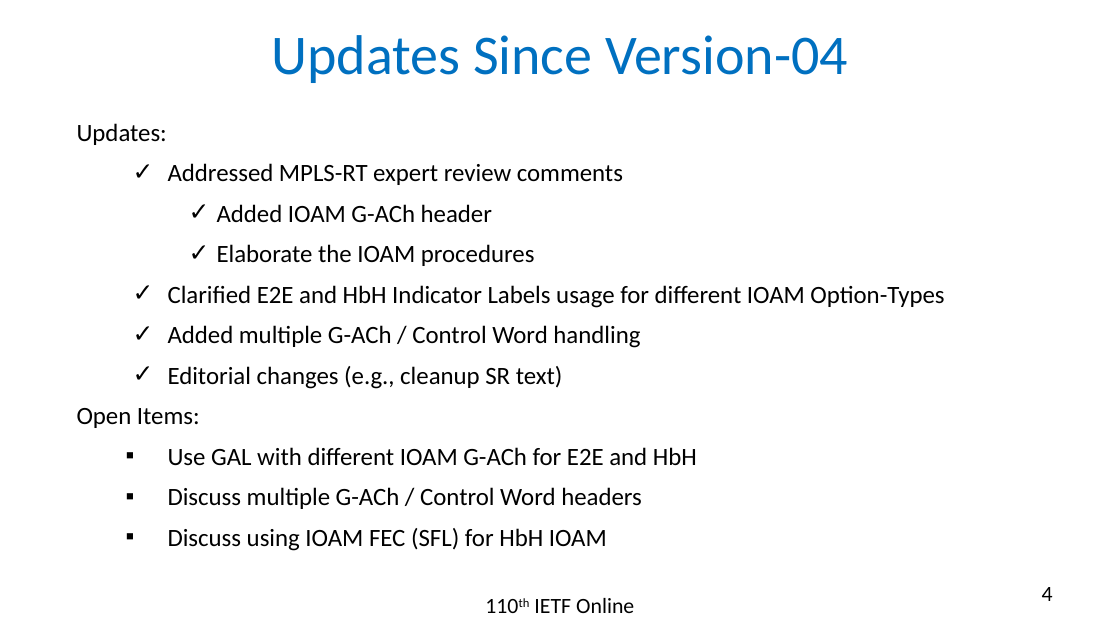
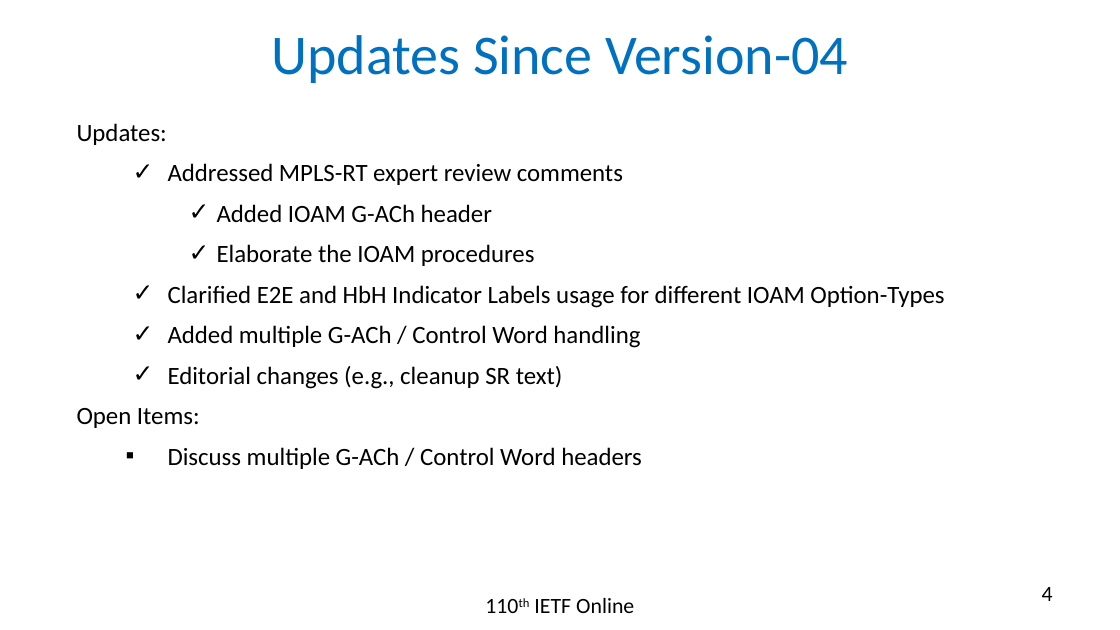
Before and after one commit to rakgandhi/ietf-slides, a slide deck: slide 4 of draft-gandhi-mpls-ioam-sr-06.pptx. Drawn at 1120x630 pixels with LibreOffice and Linux fonts; fonts in the diff are those of the drawing. Boxes give left, top, right and bottom in pixels: in the first picture for what was removed or moved away, otherwise in the second. Text is boxed around its words. In the diff, an @@ line names an element or a change of style, - is before the commit and + after.

```diff
--- a/draft-gandhi-mpls-ioam-sr-06.pptx
+++ b/draft-gandhi-mpls-ioam-sr-06.pptx
@@ text at <box>168,447,697,466</box>: paragraph removed @@
-    ▪ Use GAL with different IOAM G-ACh for E2E and HbH
@@ text at <box>168,528,607,551</box>: paragraph removed @@
-    ▪ Discuss using IOAM FEC (SFL) for HbH IOAM
```
Also in this commit, not shown: 10 other slides changed.
